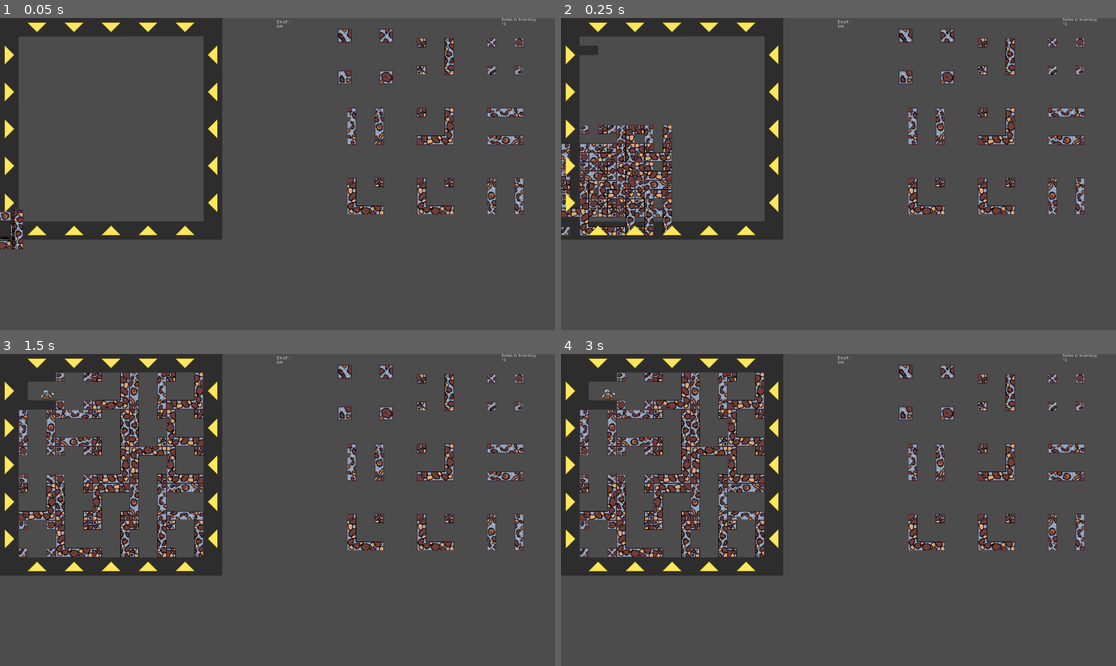
Above: before the commit, frames 1-4 (two rows, left to right).
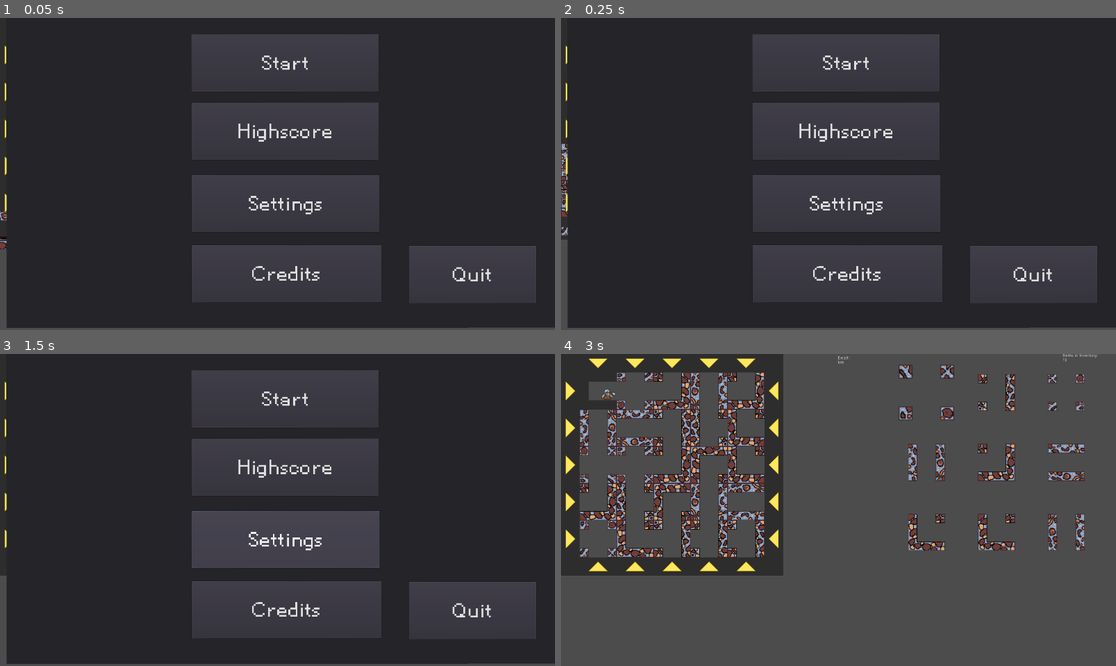
Above: after the commit, the same moments.

Repository: DorianSnowball/amazeing-mine
Game: Godot game, scene res://MainUI.tscn
Two runs of this game, one before a commit and one after it. Both use one fixed random seed, a clock stepped at 60 frames per second and the inputs below.
Inputs (mouse positions are in pixels of both pictures, inside the frame that each line leads up to):
- Up to frame 1 (0.05 s): no input
- Up to frame 2 (0.25 s): no input
- Up to frame 3 (1.5 s): click (283, 466) at 0.5 s, where only the run after the commit has a clickable "Highscore"; click (283, 541) at 1.25 s, where only the run after the commit has a clickable "Settings"
- Up to frame 4 (3 s): click (849, 609) at 2 s, where only the run after the commit has a clickable "Credits"; click (844, 397) at 2.75 s, where only the run after the commit has a clickable "Start"

The runs differ from the first frame. In frame 1, 66% of the frame differs, in the area x 1-100%, y 0-100%; in frame 2, 66%; in frame 3, 65%; in frame 4, nothing differs.

Commit message:
main menu pre

Diff:
--- a/game/MainUI.tscn
+++ b/game/MainUI.tscn
@@ -1,9 +1,10 @@
-[gd_scene load_steps=5 format=2]
+[gd_scene load_steps=6 format=2]
 
 [ext_resource path="res://Gamefield.tscn" type="PackedScene" id=1]
 [ext_resource path="res://Score.gd" type="Script" id=2]
 [ext_resource path="res://InvList.tscn" type="PackedScene" id=3]
 [ext_resource path="res://InvCounter.gd" type="Script" id=4]
+[ext_resource path="res://menu.tscn" type="PackedScene" id=5]
 
 [node name="Control" type="Control"]
 margin_right = 1920.0
@@ -39,3 +40,5 @@
 __meta__ = {
 "_edit_use_anchors_": false
 }
+
+[node name="Panel" parent="." instance=ExtResource( 5 )]
--- /dev/null
+++ b/game/menu.gd
@@ -0,0 +1,22 @@
+extends Panel
+
+func button_start():
+    visible = false
+
+func button_highscore():
+    pass
+
+func button_settings():
+    pass
+func button_credits():
+    pass
+func button_quit():
+    get_tree().quit()
+
+
+func _ready():
+    $"ButtonStart".connect("pressed",self,"button_start")
+    $"ButtonHighscore".connect("pressed",self,"button_highscore")
+    $"ButtonSettings".connect("pressed",self,"button_settings")
+    $"ButtonCredits".connect("pressed",self,"button_credits")
+    $"ButtonQuit".connect("pressed",self,"button_quit")
--- /dev/null
+++ b/game/menu.tscn
@@ -0,0 +1,97 @@
+[gd_scene load_steps=6 format=2]
+
+[ext_resource path="res://Pixellettersfull-BnJ5.ttf" type="DynamicFontData" id=1]
+[ext_resource path="res://menu.gd" type="Script" id=2]
+
+[sub_resource type="CanvasItemMaterial" id=1]
+
+[sub_resource type="Theme" id=2]
+
+[sub_resource type="DynamicFont" id=3]
+size = 100
+font_data = ExtResource( 1 )
+
+[node name="Menu" type="Panel"]
+material = SubResource( 1 )
+anchor_right = 1.0
+anchor_bottom = 1.0
+margin_left = 22.4402
+margin_top = -6.72147
+margin_right = 22.4402
+margin_bottom = -6.72144
+rect_pivot_offset = Vector2( 1174.87, 469.437 )
+theme = SubResource( 2 )
+script = ExtResource( 2 )
+__meta__ = {
+"_edit_use_anchors_": false
+}
+
+[node name="ButtonStart" type="Button" parent="."]
+anchor_left = 0.5
+anchor_right = 0.5
+margin_left = -320.0
+margin_top = 63.9648
+margin_right = 328.389
+margin_bottom = 261.965
+custom_fonts/font = SubResource( 3 )
+custom_colors/font_color_disabled = Color( 0, 0, 0, 1 )
+text = "Start"
+__meta__ = {
+"_edit_use_anchors_": false
+}
+
+[node name="ButtonHighscore" type="Button" parent="."]
+anchor_left = 0.5
+anchor_right = 0.5
+margin_left = -320.0
+margin_top = 300.231
+margin_right = 328.389
+margin_bottom = 498.231
+custom_fonts/font = SubResource( 3 )
+custom_colors/font_color_disabled = Color( 0, 0, 0, 1 )
+text = "Highscore"
+__meta__ = {
+"_edit_use_anchors_": false
+}
+
+[node name="ButtonSettings" type="Button" parent="."]
+anchor_left = 0.5
+anchor_right = 0.5
+margin_left = -320.0
+margin_top = 551.181
+margin_right = 330.729
+margin_bottom = 749.181
+custom_fonts/font = SubResource( 3 )
+custom_colors/font_color_disabled = Color( 0, 0, 0, 1 )
+text = "Settings"
+__meta__ = {
+"_edit_use_anchors_": false
+}
+
+[node name="ButtonCredits" type="Button" parent="."]
+anchor_left = 0.5
+anchor_right = 0.5
+margin_left = -320.0
+margin_top = 794.122
+margin_right = 337.733
+margin_bottom = 992.122
+custom_fonts/font = SubResource( 3 )
+custom_colors/font_color_disabled = Color( 0, 0, 0, 1 )
+text = "Credits"
+__meta__ = {
+"_edit_use_anchors_": false
+}
+
+[node name="ButtonQuit" type="Button" parent="."]
+anchor_left = 0.5
+anchor_right = 0.5
+margin_left = 431.597
+margin_top = 796.647
+margin_right = 872.597
+margin_bottom = 994.647
+custom_fonts/font = SubResource( 3 )
+custom_colors/font_color_disabled = Color( 0, 0, 0, 1 )
+text = "Quit"
+__meta__ = {
+"_edit_use_anchors_": false
+}
Binary file added: game/Pixellettersfull-BnJ5.ttf
Not shown, added: Pixellettersfull-BnJ5.ttf
